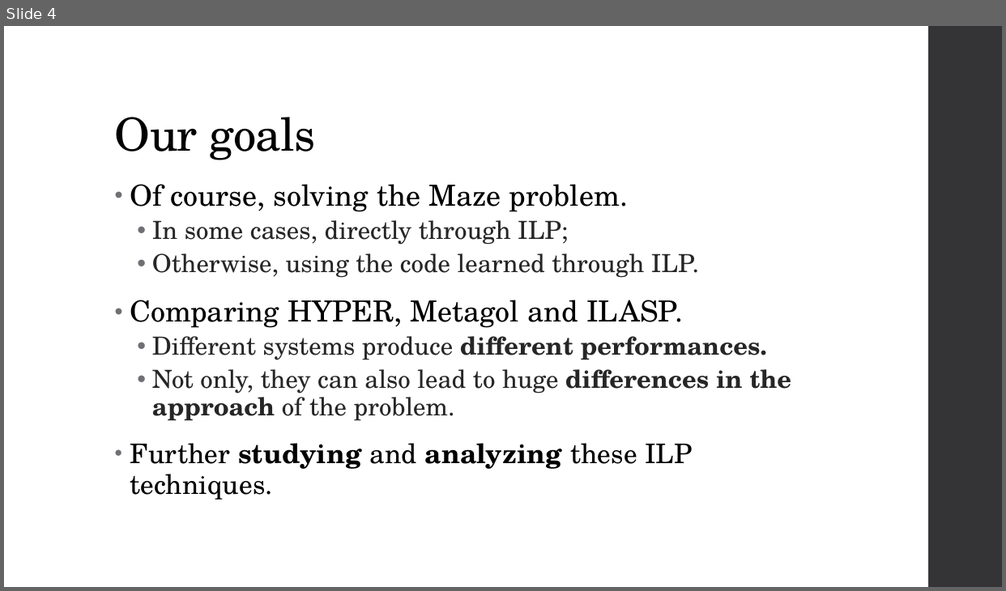
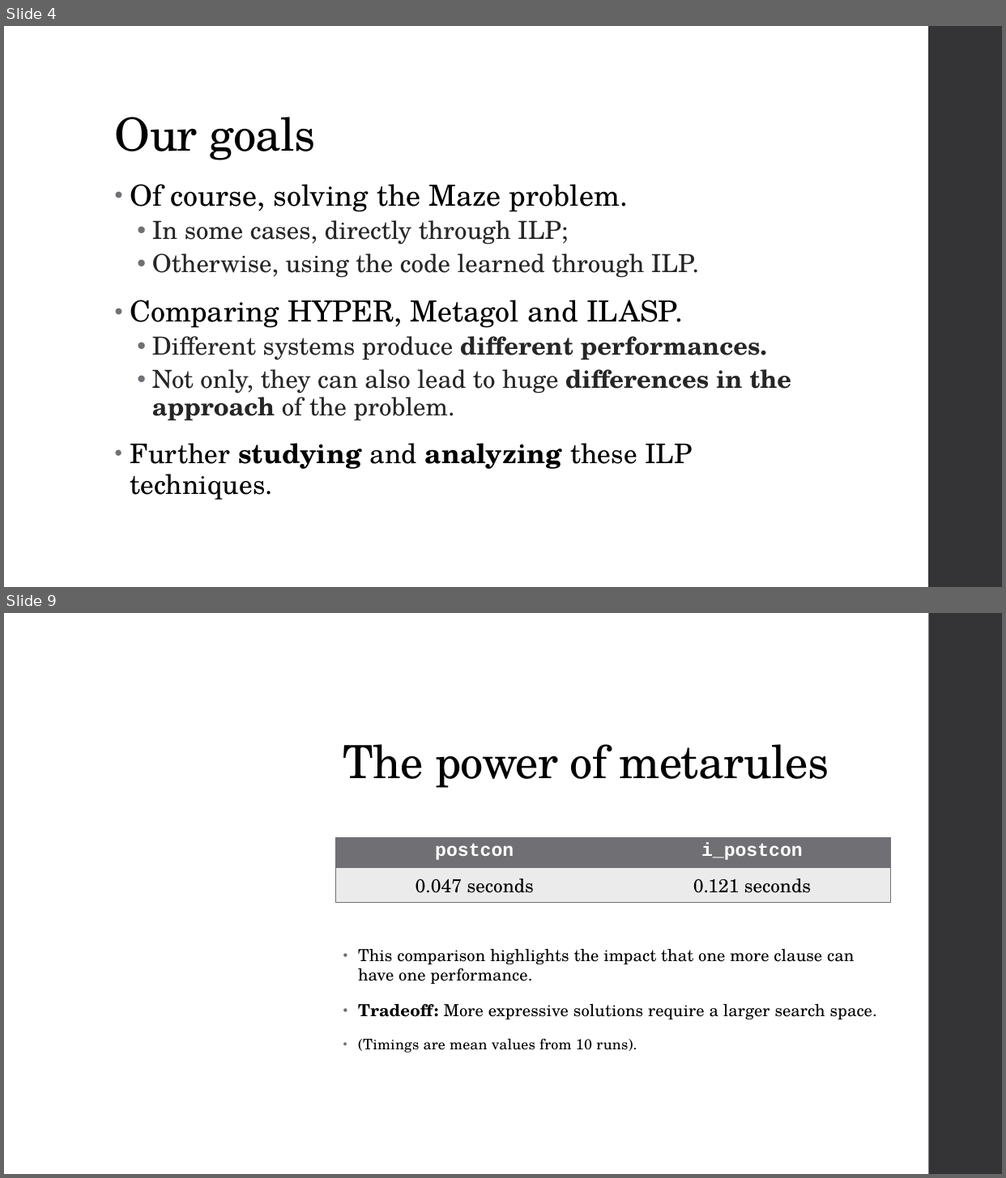
Before and after one commit to Alex-Dell1/ATAI_Maze_Project, a slide deck: ATAI_Presentation.pptx. Shown one above the other, each under a label of ours: slide 4 before the commit, slides 4 and 9 after it; the slides between them are not shown. The pictures are 1006x591 and 1006x1178 pixels, drawn with LibreOffice and Linux fonts; fonts in the diff are those of the drawing; background and template pictures are left out. Boxes give left, top, right and bottom in pixels: in the first picture for what was removed or moved away, otherwise in the second. Text is boxed around its words. In the diff, an @@ line names an element or a change of style, - is before the commit and + after.

```diff
--- a/ATAI_Presentation.pptx
+++ b/ATAI_Presentation.pptx
@@ slide 9 added at (4, 613, 1002, 1174), background picture (left out); not listed: 1 template element that a slide beside it also shows @@
@@ rectangle added at (296, 613, 928, 1174), fill #FFFFFF at 91% opacity @@
@@ title added at (343, 744, 829, 788), 44 pt, text #000000 @@
+The power of metarules
@@ table added at (335, 837, 891, 898), 2 rows, 2 columns @@
+postcon | i_postcon
+0.047 seconds | 0.121 seconds
@@ text added at (358, 949, 877, 1053), 16 pt, text #000000 @@
+• This comparison highlights the impact that one more clause can have one performance.
+• Tradeoff: More expressive solutions require a larger search space.
+• (Timings are mean values from 10 runs).
```
Also in this commit, not shown: 8 slides changed, 1 other file.
